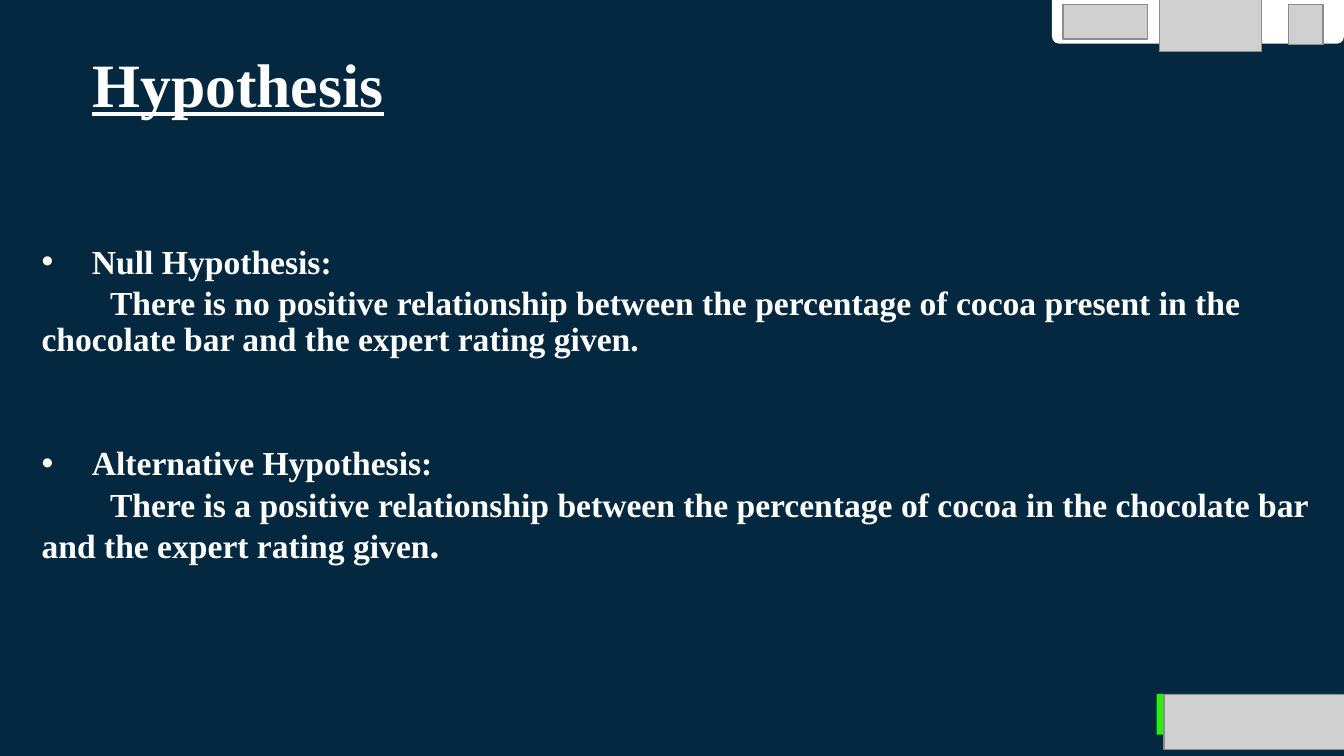
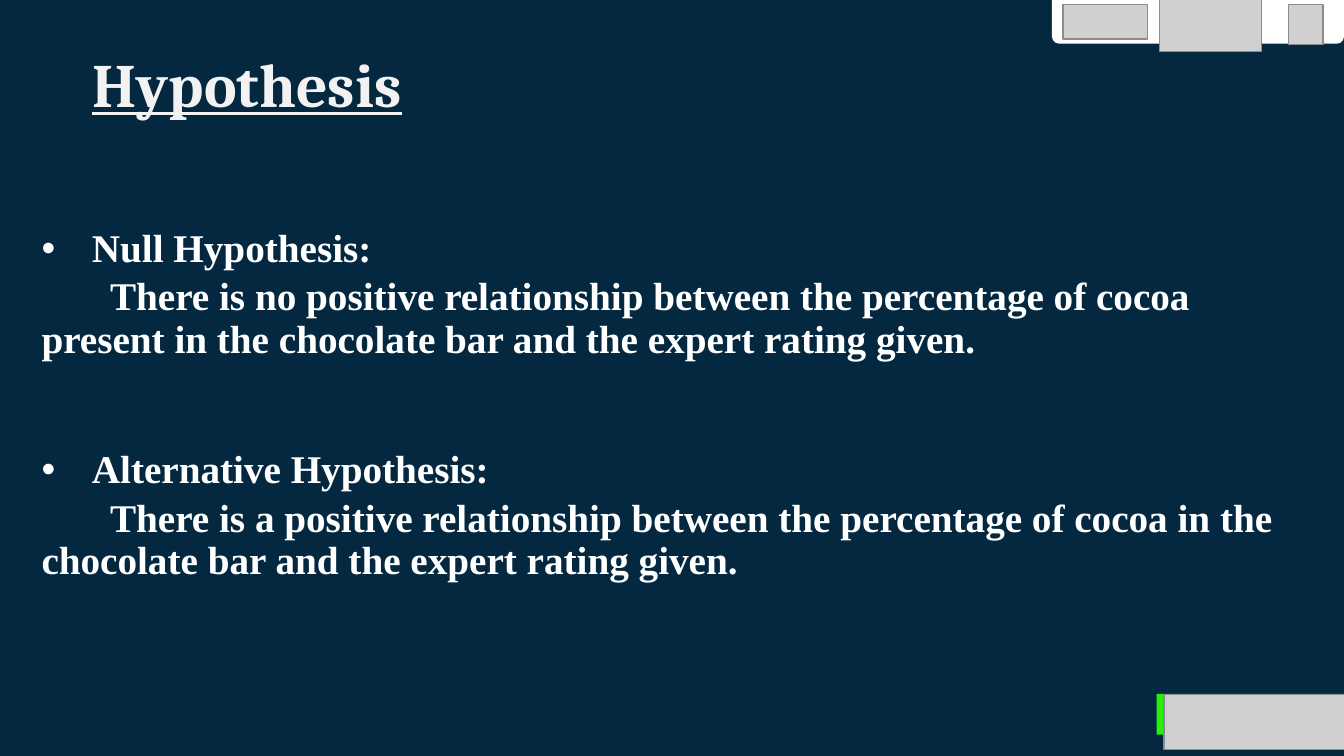
Before and after one commit to Daksam/Group-1-EDA-project, a slide deck: slide 3 of Group 1 EDA Project DIGICAP.pptx. Drawn at 1344x756 pixels with LibreOffice and Linux fonts; fonts in the diff are those of the drawing; grey boxes stand for pictures. Boxes give left, top, right and bottom in pixels: in the first picture for what was removed or moved away, otherwise in the second. Text is boxed around its words. In the diff, an @@ line names an element or a change of style, - is before the commit and + after.

```diff
--- a/Group 1 EDA Project DIGICAP.pptx
+++ b/Group 1 EDA Project DIGICAP.pptx
@@ title "Hypothesis" at box(92, 64, 401, 121): font Times New Roman to Cambria, text colour #FFFFFF to #F2F2F2 @@
@@ free "Null Hypothesis:" at box(30, 165, 1323, 690): size 24 to 28 pt @@
```
Also in this commit, not shown: 6 other slides changed.
